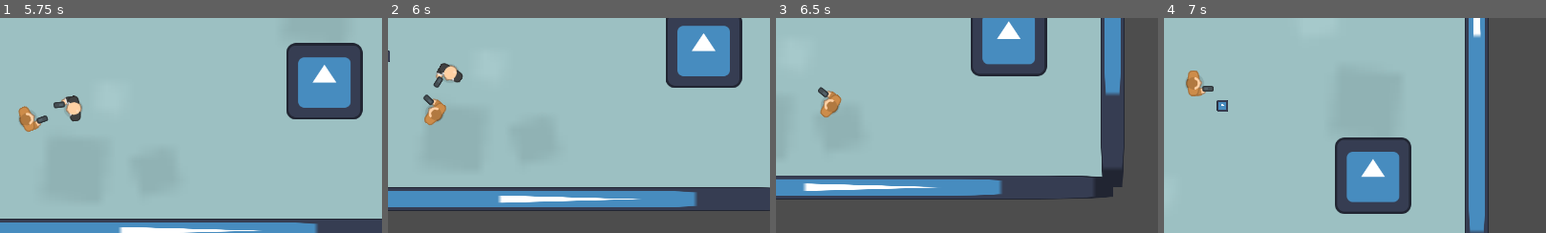
Above: before the commit, frames 1-4 (left to right).
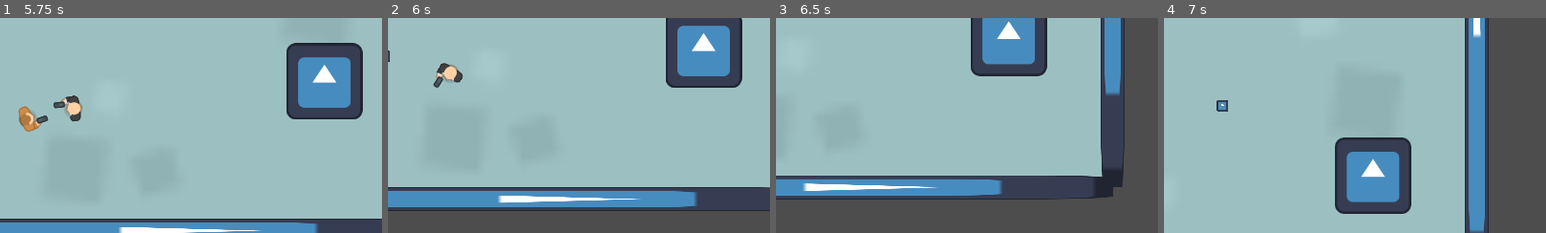
Above: after the commit, the same moments.

Repository: dmq262/Shadow-Stallion
Game: Godot game, scene res://scenes/main.tscn
Same seed, same stepped clock (60 frames per second), same inputs: the game is played once before the commit and once after it. The engine's default icon, where the game draws it, is replaced by a stand-in: a white triangle on a blue panel in a dark square. Sound files missing from this copy of the repository are replaced by a short silence.
Inputs (mouse positions are % of the whole screen's width and height, from its top left):
- Up to frame 1 (5.75 s): move the mouse to (72, 45) at 0.52 s; hold D (move_right) 0.53-1.28 s; tap Shift (dash) every 1.5 s from 0.6 to 5.1 s; move the mouse to (30, 55) at 1.27 s; hold S (move_down) 1.28-2.03 s; click (30, 55) at 1.35 s; move the mouse to (60, 28) at 2.02 s; hold D (move_right) 2.03-2.78 s; move the mouse to (45, 70) at 2.77 s; hold W (move_up) 2.78-3.53 s; click (45, 70) at 2.85 s; move the mouse to (80, 65) at 3.52 s; hold A (move_left) 3.53-5.03 s; move the mouse to (20, 35) at 4.27 s; click (20, 35) at 4.35 s; move the mouse to (55, 50) at 5.02 s; hold S (move_down) from 5.03 s (still down)
- Up to frame 2 (6 s): move the mouse to (35, 25) at 5.77 s; release S (move_down) at 5.78 s; hold D (move_right) from 5.78 s (still down); click (35, 25) at 5.85 s
- Up to frame 3 (6.5 s): keep holding D (move_right)
- Up to frame 4 (7 s): move the mouse to (72, 45) at 6.52 s; release D (move_right) at 6.53 s; hold W (move_up) from 6.53 s (still down); tap Shift (dash) at 6.6 s
The pictures show only the part of the screen within x 45-95%, y 30-80%; the shares and areas given below are measured in that part.

Frame 1 is identical in both runs. In frame 2, 0.5% of the frame differs, in the area x 9-16%, y 35-50%; in frame 3, 0.5%, in the area x 11-18%, y 32-47%; in frame 4, 0.5%.

Commit message:
added health to players and enemies

Diff:
--- a/scenes/bullet.gd
+++ b/scenes/bullet.gd
@@ -1,6 +1,7 @@
 extends Area2D
 
 var direction = Vector2(1, 1)
+var damage = 50
 var speed = 500
 
 # Called when the node enters the scene tree for the first time.
@@ -19,9 +20,10 @@
 
 func _on_body_entered(body):
 	if body.is_in_group("enemy") and is_in_group("player_bullet"):
-		body.queue_free()
+		body.health -= 50
 		queue_free()
 	elif body.is_in_group("player") and is_in_group("enemy_bullet"):
+		body.health -= 50
 		queue_free()
 	elif body.is_in_group("wall"):
 		queue_free()
--- a/scenes/enemy_ranged.gd
+++ b/scenes/enemy_ranged.gd
@@ -7,6 +7,7 @@
 var player
 var cooldown = 3
 var cooldown_progress = 3
+var health = 100
 
 func _ready():
 	cooldown_progress = randf_range(0, cooldown)
@@ -19,6 +20,10 @@
 	#Do nothing if unable to find player, or not active
 	if player == null or (not active):
 		return
+
+	#Die when health reaches 0
+	if health <= 0:
+		die()
 
 	look_at(player.position)
 
@@ -37,3 +42,6 @@
 	bullet.direction = (player.global_position - global_position).normalized()
 	bullet.add_to_group("enemy_bullet")
 	get_tree().current_scene.add_child(bullet)
+
+func die():
+	queue_free()
--- a/scenes/player.gd
+++ b/scenes/player.gd
@@ -6,11 +6,16 @@
 var dash_vector = Vector2(0, 0)
 var dash_power = 15
 var old_playback = 0
+var health = 100
 
 func _ready():
 	pass
 
 func _physics_process(delta):
+	#Die if health reaches 0
+	if health <= 0:
+		die()
+
 	#Combat
 	look_at(get_global_mouse_position())
 
@@ -61,3 +66,7 @@
 	if $sound_footsteps.get_playback_position() < old_playback:
 		$sound_footsteps.pitch_scale = randf_range(.85, 1.15)
 	old_playback = $sound_footsteps.get_playback_position()
+
+
+func die():
+	hide()
